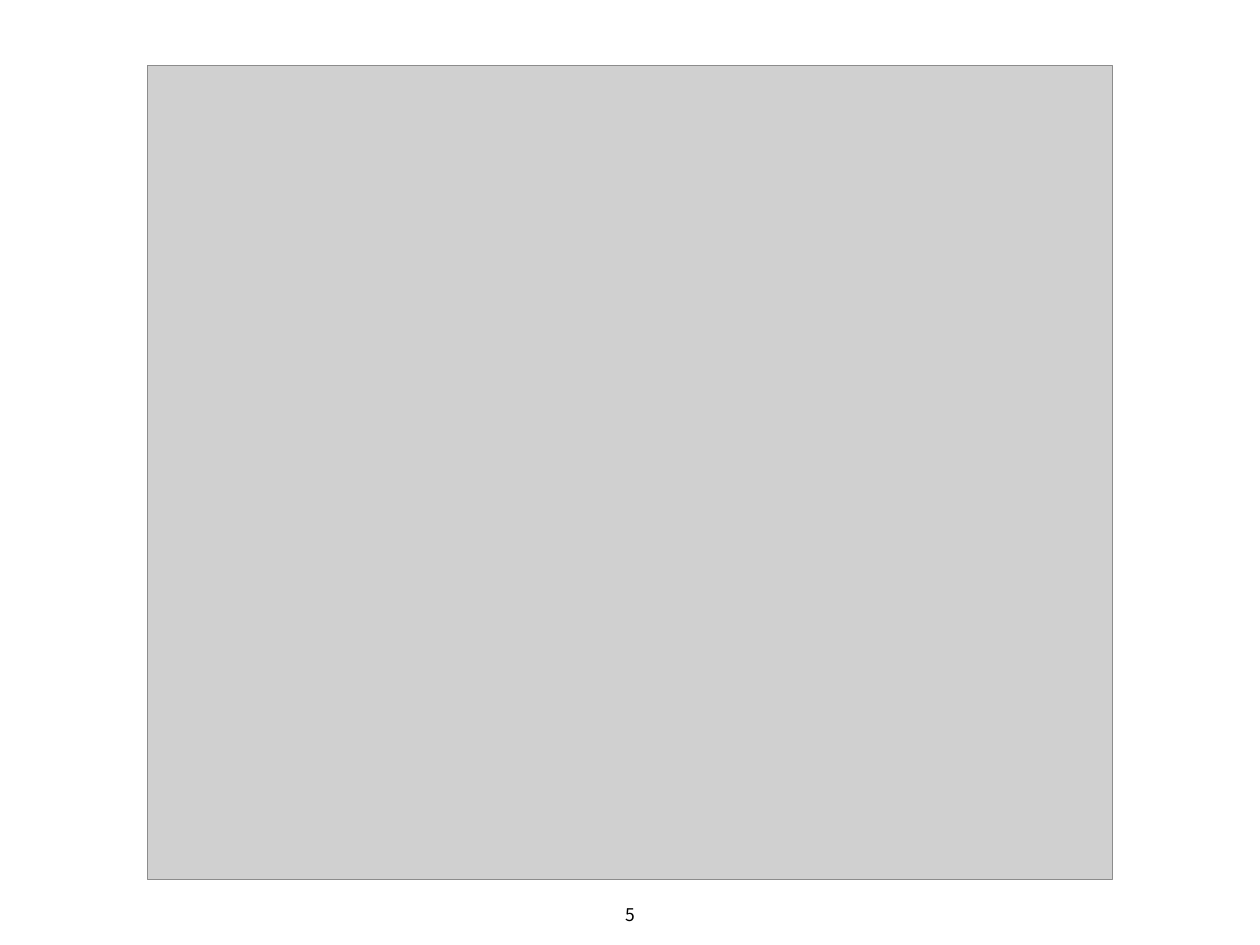
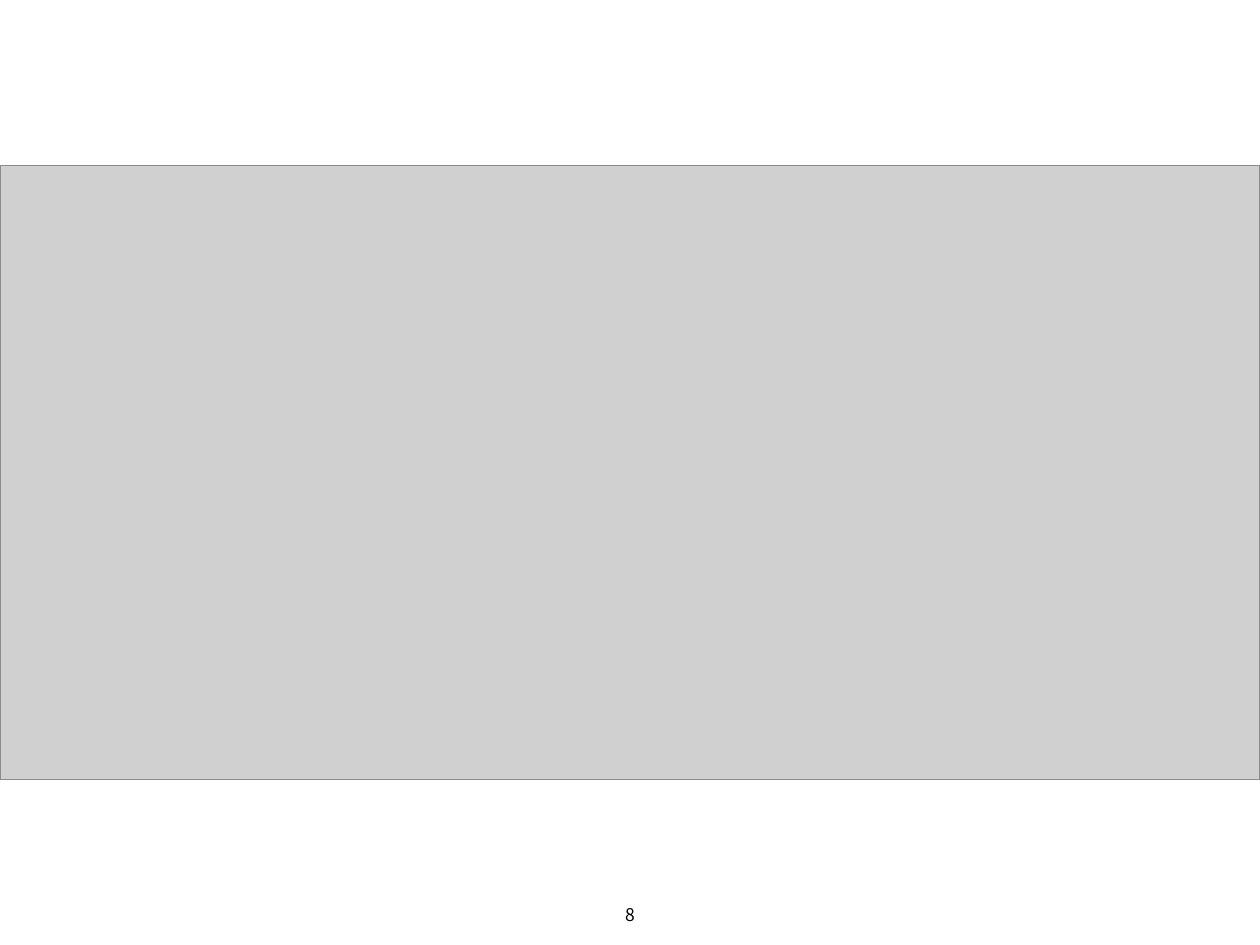
Before and after one commit to sjchoi86/dl_tutorials_10weeks, a slide deck: slide 8 of ppts/Week4f Generate your own dataset (basic_gendataset).pptx (slide 5 before the commit). Drawn at 1260x945 pixels with LibreOffice and Linux fonts; fonts in the diff are those of the drawing; grey boxes stand for pictures. Boxes give left, top, right and bottom in pixels: in the first picture for what was removed or moved away, otherwise in the second. Text is boxed around its words. In the diff, an @@ line names an element or a change of style, - is before the commit and + after.

```diff
--- a/ppts/Week4f Generate your own dataset (basic_gendataset).pptx
+++ b/ppts/Week4f Generate your own dataset (basic_gendataset).pptx
@@ picture: place and size @@
-picture at (147, 66, 1113, 879)
+picture at (0, 165, 1260, 779)
@@ page number at (625, 908, 635, 922): text changed @@
-5
+8
```
Also in this commit, not shown: 3 other slides changed, 7 slides added, 5 slides removed, 1 other file.
